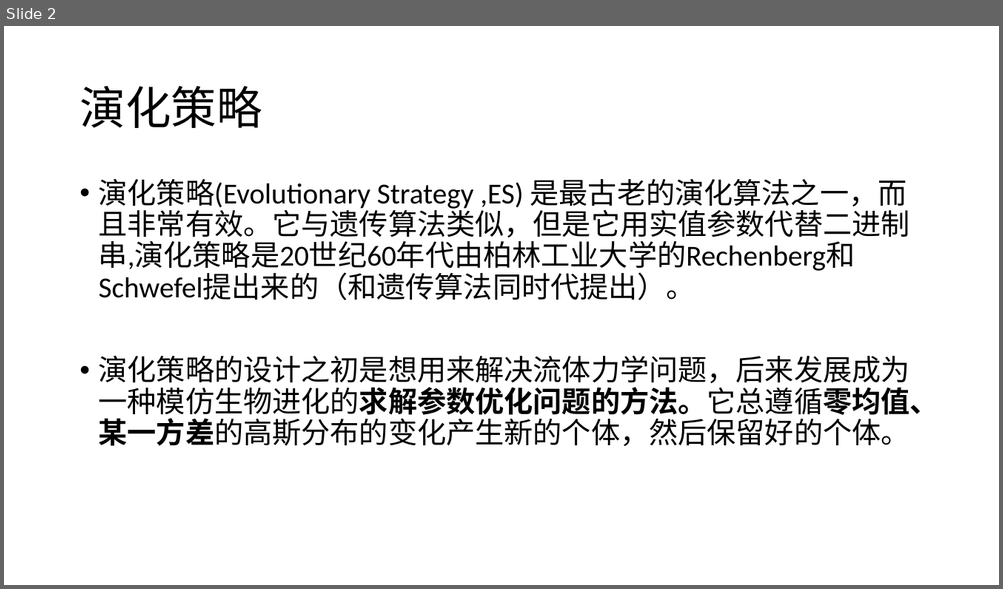
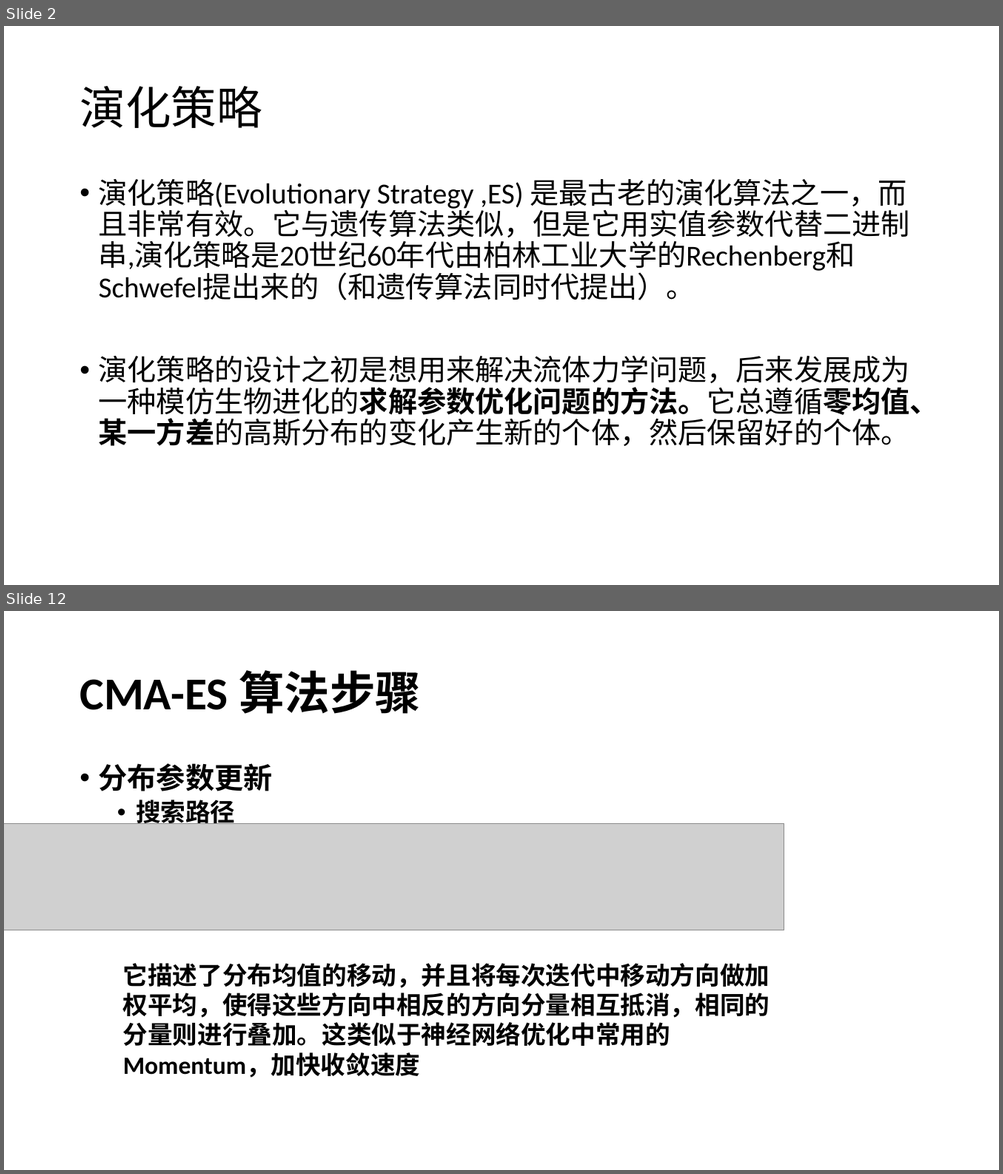
Before and after one commit to likaihz/EAS, a slide deck: LuTao—ES/slides.pptx. Shown one above the other, each under a label of ours: slide 2 before the commit, slides 2 and 12 after it; the slides between them are not shown. The pictures are 1003x589 and 1003x1174 pixels, drawn with LibreOffice and Linux fonts; fonts in the diff are those of the drawing; grey boxes stand for pictures. Boxes give left, top, right and bottom in pixels: in the first picture for what was removed or moved away, otherwise in the second. Text is boxed around its words. In the diff, an @@ line names an element or a change of style, - is before the commit and + after.

```diff
--- a/LuTao—ES/slides.pptx
+++ b/LuTao—ES/slides.pptx
@@ slide 12 added at <box>4,611,999,1170</box>, background #FFFFFF @@
@@ title added at <box>79,670,421,714</box>, 44 pt, text #000000, bold @@
+CMA-ES 算法步骤
@@ text added at <box>99,763,273,824</box>, 28 pt, text #000000, bold @@
+• 分布参数更新
+  • 搜索路径
@@ picture added at <box>4,824,784,931</box> @@
@@ text added at <box>123,963,770,1078</box>, 24 pt, text #000000, bold @@
+它描述了分布均值的移动，并且将每次迭代中移动方向做加权平均，使得这些方向中相反的方向分量相互抵消，相同的分量则进行叠加。这类似于神经网络优化中常用的Momentum，加快收敛速度
```
Also in this commit, not shown: 2 slides changed, 13 other slides added, 1 slide removed, 1 other file.
